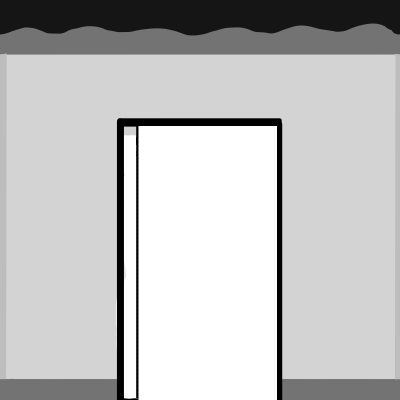
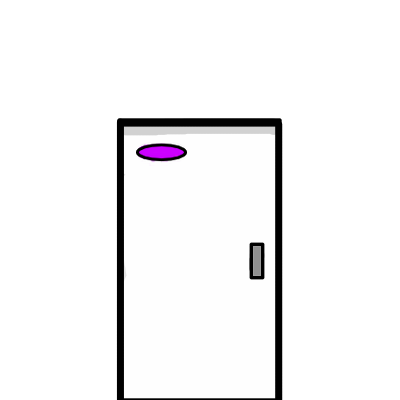
Layer changes from the first (400, 400) image to the second:
moved "door color" out of group "Ebene 24" over [left=130, top=128, right=192, bottom=192]
renamed "Kopie von Layer 7" to "Ebene 25", painted on it over [left=130, top=128, right=192, bottom=192]
showed "Ebene 19", painted on it over [left=130, top=128, right=192, bottom=192]
showed group "Ebene 24" (7 layers) over [left=64, top=64, right=400, bottom=400]
painted on "Layer 4" over [left=64, top=64, right=320, bottom=400]
hid group "wall" (7 layers) over [left=0, top=0, right=400, bottom=400]
